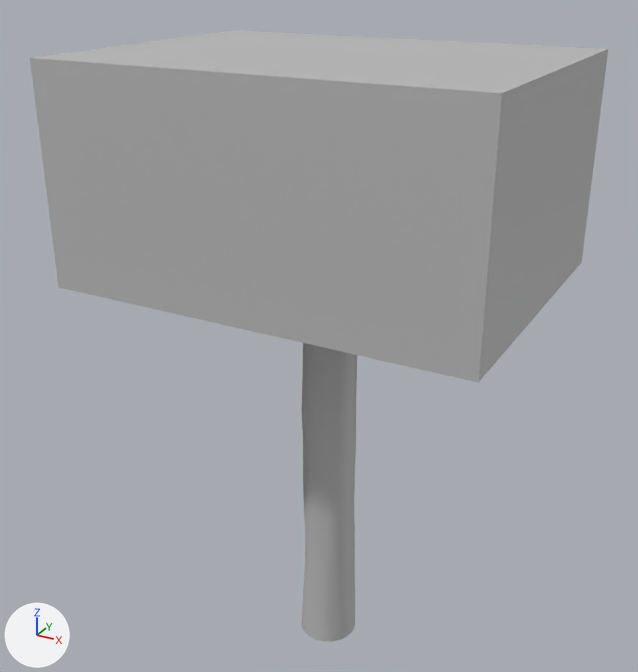
Two versions of the FBX model public/folktales/content/sm_blockTree.fbx, one commit apart.
Before and after are seen from a camera (50 mm lens) standing at (3.63, -6.81, 6.84) and looking at (-0.17, 0.09, 3.39). Lighting does not change. The marker at lower left points along +X, +Y and +Z. Where no turn or scale is listed for an object, it has been applied to the vertices.

Objects in the first picture: 'sm_blockTree'.
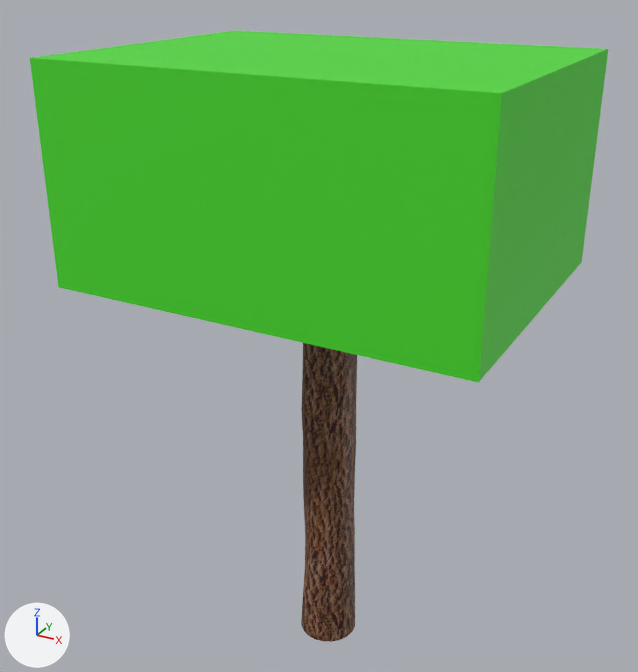
Boxes (x1, y1, x2, y2) around the edits, measured in the pictures (638 x 672 px):
'sm_blockTree', recoloured (grey to green)
    both: (30, 30, 608, 642)

The change in detail:
Picture 't_blockTree_d.jpg' (img_t_blocktree_d_jpg) is new.
Material 'phong2' (mat_phong2) is new.
Its texture is img_t_blocktree_d_jpg.
Its roughness is 0.553.
me_mesh has 296 vertices, 274 faces and spans x -1.95..1.95, y -1.46..1.46, z 0.0..6.04.
me_mesh no longer uses material mat_phong1 (grey #bcbcbc).
me_mesh now uses material mat_phong2 (picture img_t_blocktree_d_jpg).
